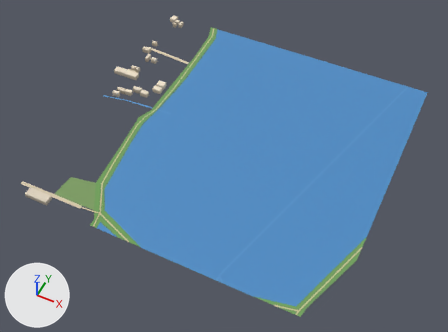
A saved change to the glTF model public/assets/bengaluru-region-v1/tiles/t8_-24-l0.glb.
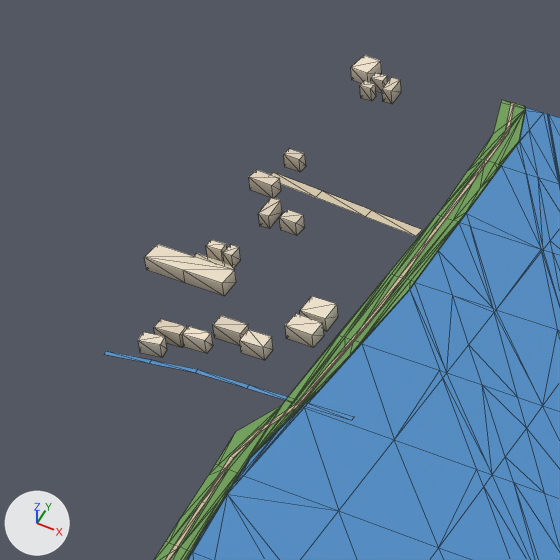
The first picture shows the older version from a camera (50 mm lens) standing at (4548.0, -12389.0, 722.0) and looking at (4248.0, -11788.0, -29.0). The close-ups show the older and then the newer version on the part from 17% to 51% of the width and 0% to 46% of the height of that picture. Only the edits that show in the close-ups are written down. Arrows for +X, +Y and +Z are at lower left; the lights stay in place. The close-ups show mesh edges as thin lines. Vertices at exactly the same position are counted once.

Names of what the first close-up shows: 'building', 'ground', 'water'.
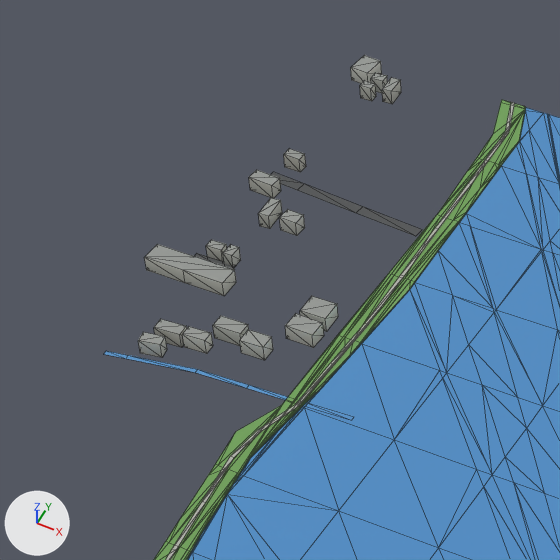
Where the change shows, as pixel boxes (x1, y1, x2, y2) in the close-ups (560 x 560 px; the box of a moved part takes in the faces that stretch with it):
part 1 of me_building, recoloured
    both: (138, 55, 401, 360)
part 2 of me_ground, moved or reshaped
    both: (271, 172, 422, 236)
part 3 of me_ground, recoloured
    both: (166, 132, 509, 560)

The change, as a diff of the scene's bpy script:
```diff
--- a/public/assets/bengaluru-region-v1/tiles/t8_-24-l0.glb.py
+++ b/public/assets/bengaluru-region-v1/tiles/t8_-24-l0.glb.py
@@ me_building @@
 # used by ob_building; location = (4000.0, -12000.0, 0.0)
-me_building.from_pydata(...)  # 156 vertices, 196 faces; spans x -16.0..85.0, y 1.0..494.0, z 0.0..8.0
+me_building.from_pydata(...)  # 156 vertices, 236 faces; spans x -16.0..85.0, y 1.0..494.0, z 0.0..8.0
+# me_building part 1: 196 kept faces spanning x -16.0..85.0, y 1.0..494.0, z 0.0..8.0 get new vertex colours
+# edits to the shape of me_building do not show in these pictures
 me_building.materials.append(mat_building)
@@ me_ground @@
 # used by ob_ground; location = (4000.0, -12000.0, 0.0)
-me_ground.from_pydata(...)  # 274 vertices, 330 faces; spans x 0.0..501.0, y -1.0..500.0, z 1.0
+me_ground.from_pydata(...)  # 280 vertices, 336 faces; spans x 0.0..500.0, y 0.0..500.0, z 1.0
+# me_ground part 2: 2 vertices moved from x 60.0, y 382.0..388.0, z 1.0 to x 54.0..55.0, y 383.0..389.0, z 1.0; 2 vertices removed from x 30.0, y 385.0..391.0, z 1.0; 2 vertices added at x 19.0, y 385.0..391.0, z 1.0
+# me_ground part 3: 54 kept faces spanning x 0.0..500.0, y 0.0..476.0, z 1.0 get new vertex colours; the middle colour goes from beige #cfbf9f to grey #afb2a9
+# other edits to the shape of me_ground do not show in these pictures
 me_ground.materials.append(mat_ground)
```
